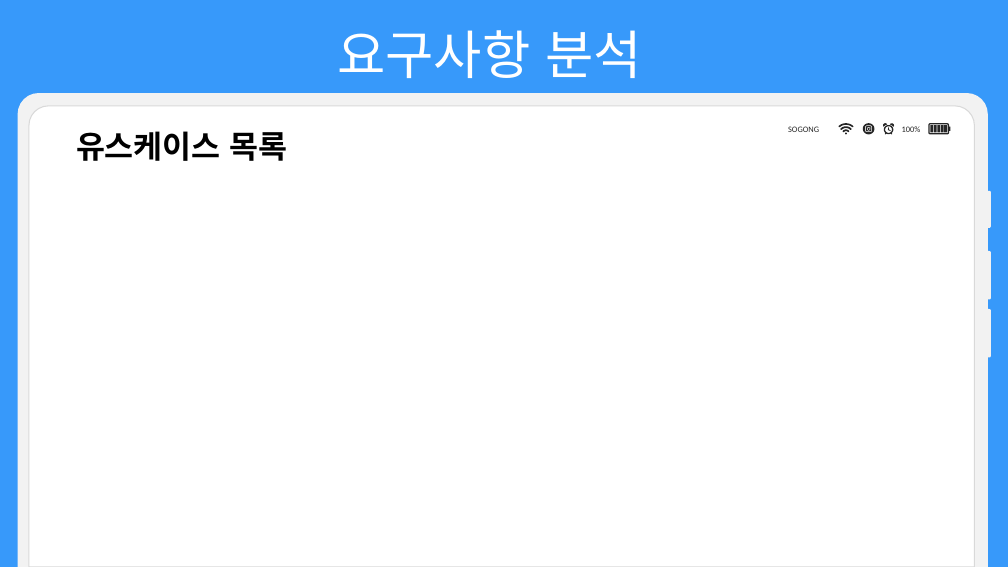
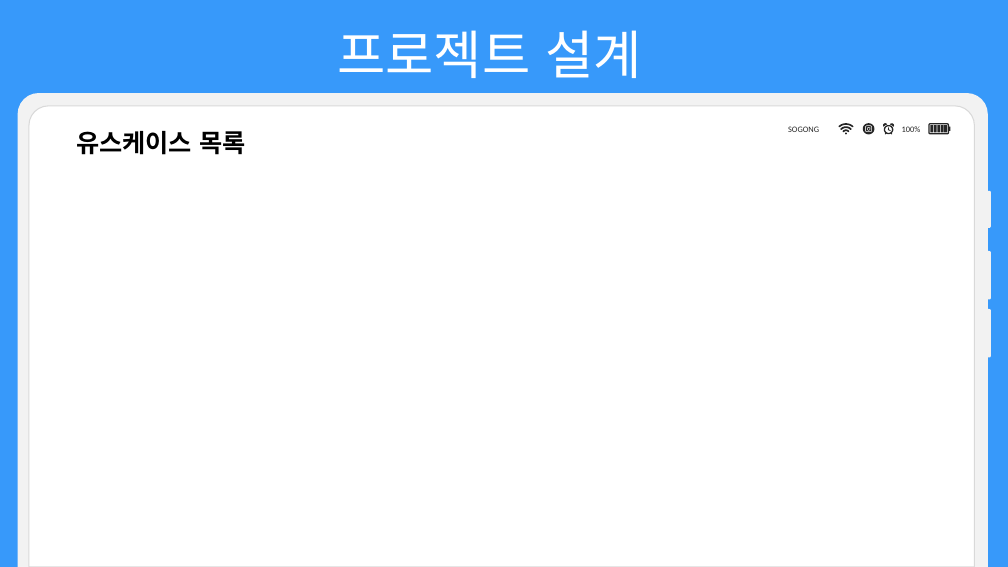
Before and after one commit to choign3123/SE_7, a slide deck: slide 30 of 발표/소프트웨어공학 발표(미완).pptx (slide 25 before the commit). Drawn at 1008x567 pixels with LibreOffice and Linux fonts; fonts in the diff are those of the drawing. Boxes give left, top, right and bottom in pixels: in the first picture for what was removed or moved away, otherwise in the second. Text is boxed around its words. In the diff, an @@ line names an element or a change of style, - is before the commit and + after.

```diff
--- a/발표/소프트웨어공학 발표(미완).pptx
+++ b/발표/소프트웨어공학 발표(미완).pptx
@@ text at box(337, 30, 642, 78): text changed @@
-요구사항 분석
+프로젝트 설계
@@ text "유스케이스 목록" at box(76, 131, 245, 155): size 30 to 24 pt @@
```
Also in this commit, not shown: 26 other slides changed, 7 slides added, 2 slides removed.
